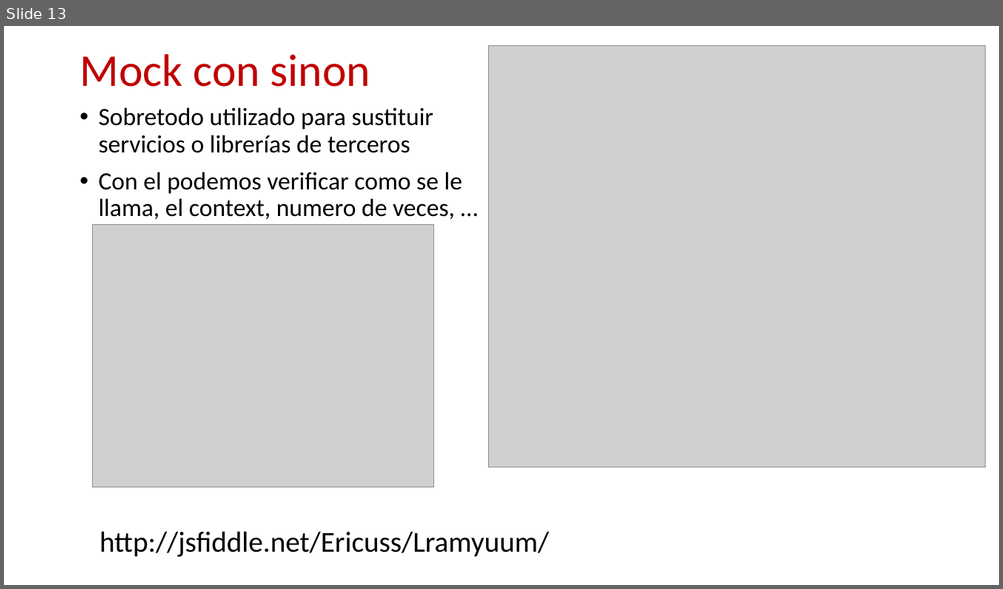
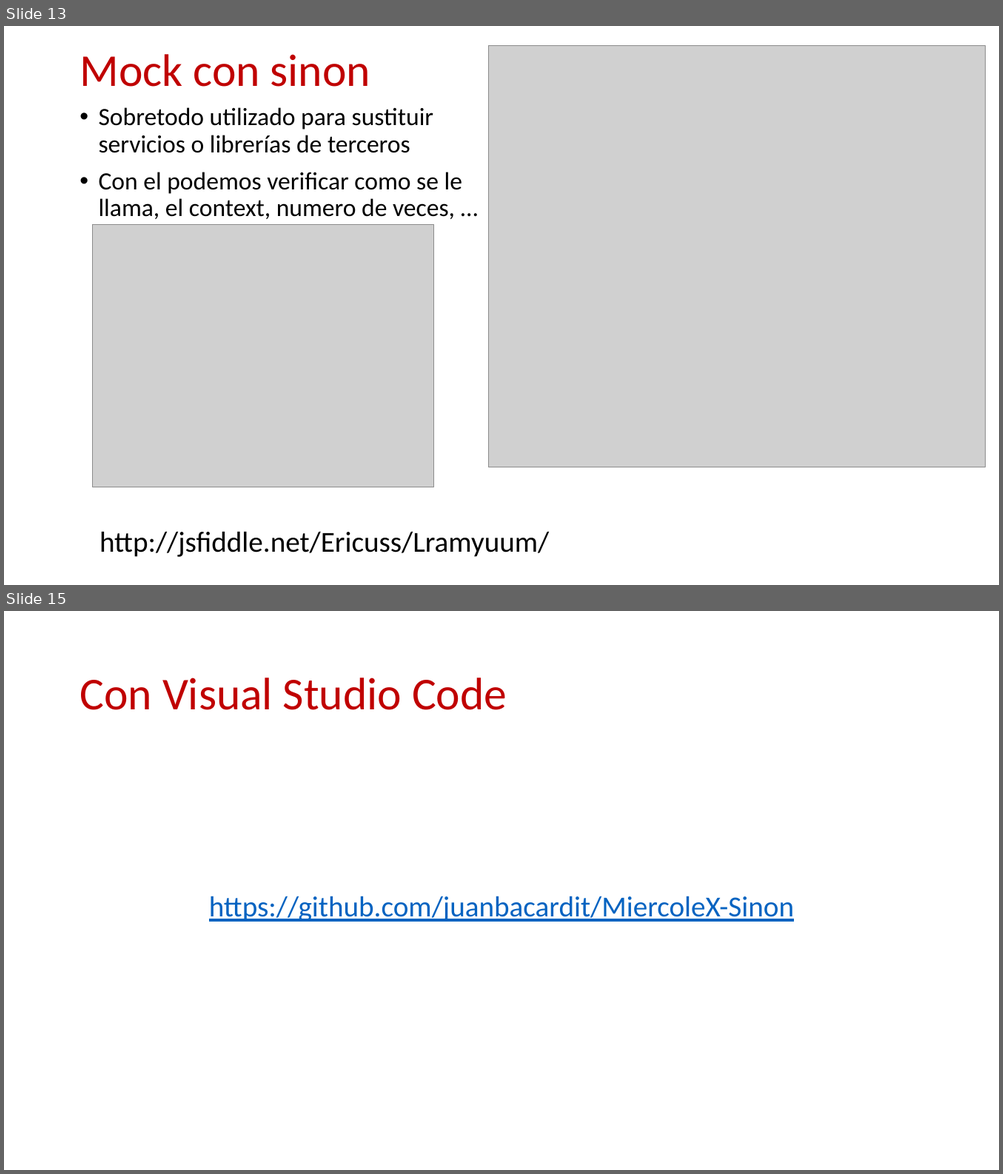
Before and after one commit to ericuss/TDD-Miercolex-Tokiota, a slide deck: Documentacion/jasmine.pptx. Shown one above the other, each under a label of ours: slide 13 before the commit, slides 13 and 15 after it; the slides between them are not shown. The pictures are 1003x589 and 1003x1174 pixels, drawn with LibreOffice and Linux fonts; fonts in the diff are those of the drawing; grey boxes stand for pictures; background and template pictures are left out. Boxes give left, top, right and bottom in pixels: in the first picture for what was removed or moved away, otherwise in the second. Text is boxed around its words. In the diff, an @@ line names an element or a change of style, - is before the commit and + after.

```diff
--- a/Documentacion/jasmine.pptx
+++ b/Documentacion/jasmine.pptx
@@ slide 15 added at box(4, 611, 999, 1170), background #FFFFFF @@
@@ title added at box(79, 678, 506, 710), 44 pt, text #C00000 @@
+Con Visual Studio Code
@@ text added at box(209, 896, 794, 922), 28 pt, text #0563C1, underline @@
+https://github.com/juanbacardit/MiercoleX-Sinon
```
Also in this commit, not shown: 5 slides changed, 5 other slides added, 2 slides removed, 1 other file.
